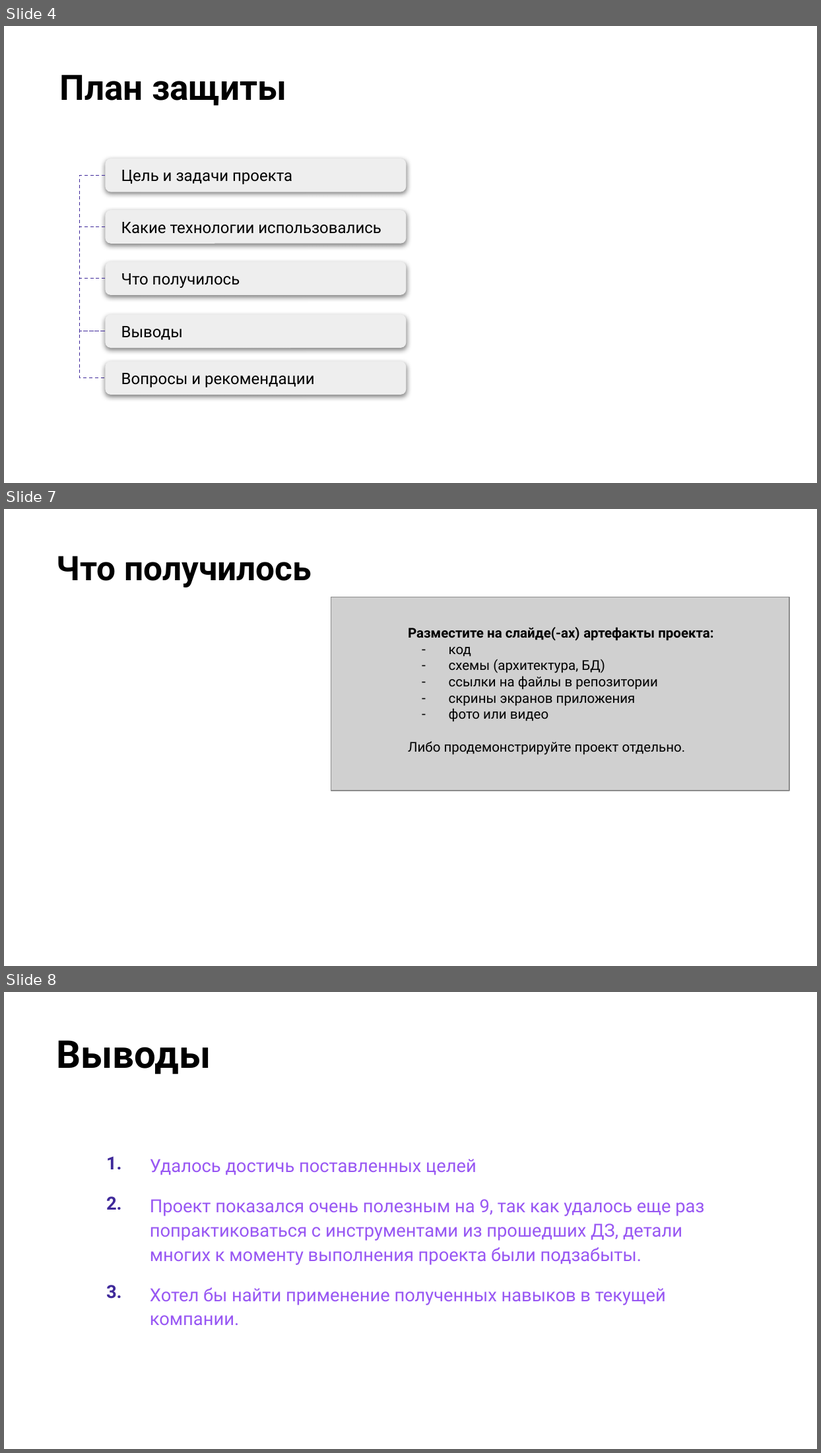
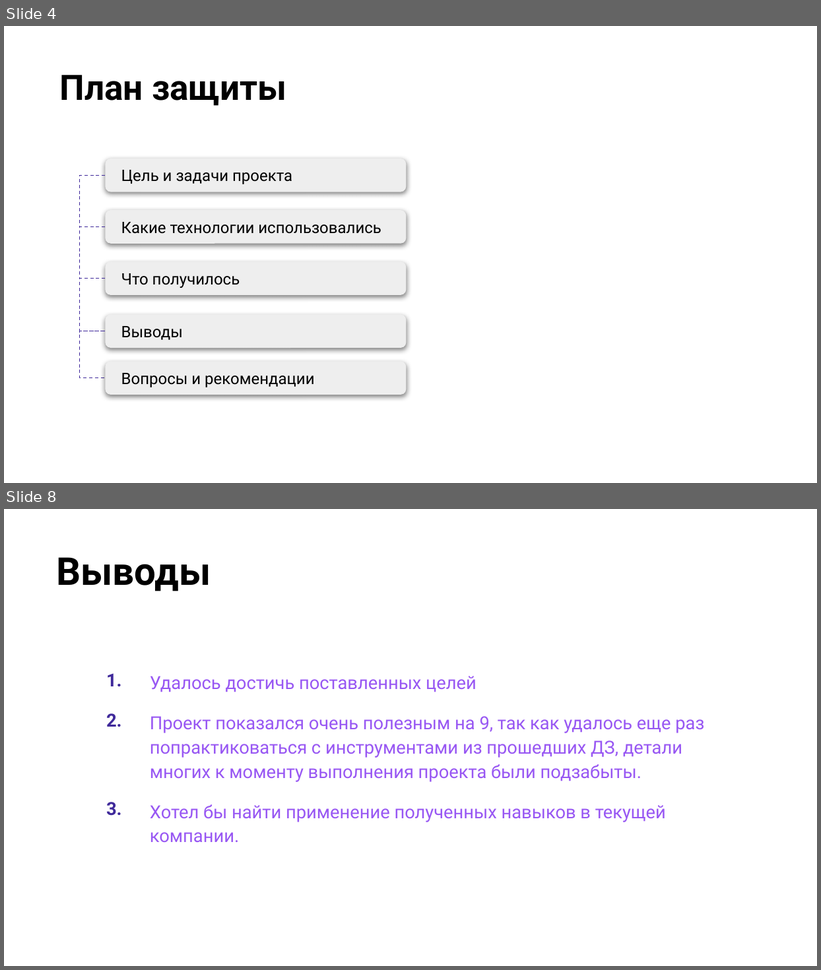
Before and after one commit to Shkuryn/otus_project, a slide deck: doc/СкидочнаяСистема.pptx. Shown one above the other, each under a label of ours: slides 4, 7 and 8 before the commit, slides 4 and 8 after it; the slides between them are not shown. The pictures are 821x1453 and 821x970 pixels, drawn with LibreOffice and Linux fonts; fonts in the diff are those of the drawing; grey boxes stand for pictures; background and template pictures are left out. Boxes give left, top, right and bottom in pixels: in the first picture for what was removed or moved away, otherwise in the second. Text is boxed around its words. In the diff, an @@ line names an element or a change of style, - is before the commit and + after.

```diff
--- a/doc/СкидочнаяСистема.pptx
+++ b/doc/СкидочнаяСистема.pptx
@@ slide 7 removed at (4, 509, 817, 966), background picture (left out) @@
@@ title removed at (57, 556, 312, 588) @@
-Что получилось
@@ picture removed at (331, 597, 789, 790) @@
@@ text removed at (408, 627, 714, 755) @@
-Разместите на слайде(-ах) артефакты проекта:
-– код
-– схемы (архитектура, БД)
-– ссылки на файлы в репозитории
-– скрины экранов приложения
-– фото или видео
-Либо продемонстрируйте проект отдельно.
```
Also in this commit, not shown: 1 slide changed, 2 slides added, 1 other slide removed.
